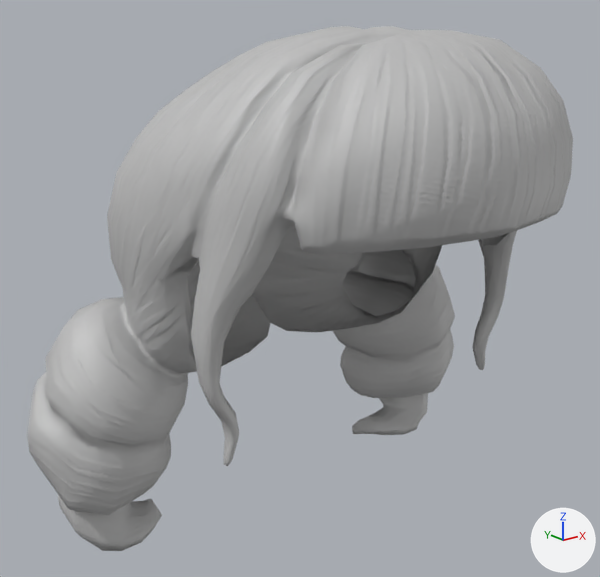
Renders of the glTF model assets/models/hair_pigtails-1-pink.glb from each side of a commit.
One viewpoint serves both versions: a 50 mm camera at (-0.599, -0.672, 0.892) aimed at (-0.033, 0.036, 0.609). The lights are fixed; the arrows at lower right show +X, +Y and +Z.

Script lines for the objects in view, before the commit:
```python
mat_hair_female_pigtails1 = bpy.data.materials.new('hair_female_pigtails1')
mat_hair_female_pigtails1.use_nodes = True; mat_hair_female_pigtails1.node_tree.nodes.clear()
_N = mat_hair_female_pigtails1.node_tree.nodes; _L = mat_hair_female_pigtails1.node_tree.links
n0 = _N.new('ShaderNodeBsdfPrincipled'); n0.name = 'Principled BSDF'
n1 = _N.new('ShaderNodeOutputMaterial'); n1.name = 'Material Output'
n2 = _N.new('ShaderNodeTexImage'); n2.name = 'Image Texture'
n2.image = img_hair_female_pigtails1_diffuse_1024
n3 = _N.new('ShaderNodeSeparateColor'); n3.name = 'Separate Color'
n4 = _N.new('ShaderNodeTexImage'); n4.name = 'Image Texture.001'
n4.image = img_hair_female_pigtails1_orm_1024
n5 = _N.new('ShaderNodeNormalMap'); n5.name = 'Normal Map'
n5.uv_map = 'UVMap'
n6 = _N.new('ShaderNodeTexImage'); n6.name = 'Image Texture.002'
n6.image = img_hair_female_pigtails1_normal_1024
_L.new(n0.outputs[0], n1.inputs[0])  # 'BSDF' to 'Surface'
_L.new(n2.outputs[0], n0.inputs[0])  # 'Color' to 'Base Color'
_L.new(n3.outputs[2], n0.inputs[1])  # 'Blue' to 'Metallic'
_L.new(n3.outputs[1], n0.inputs[2])  # 'Green' to 'Roughness'
_L.new(n4.outputs[0], n3.inputs[0])  # 'Color' to 'Color'
_L.new(n5.outputs[0], n0.inputs[5])  # 'Normal' to 'Normal'
_L.new(n6.outputs[0], n5.inputs[1])  # 'Color' to 'Color'
me_plane_142 = bpy.data.meshes.new('Plane.142')
me_plane_142.from_pydata(...)  # 922 vertices, 1792 faces; spans x -0.323..0.323, y -0.237..0.246, z 0.302..0.894
me_plane_142.materials.append(mat_hair_female_pigtails1)
ob_hair_female_pigtails1 = bpy.data.objects.new('hair_female_pigtails1', me_plane_142)
ob_hair_female_pigtails1.location = (0.0, 0.0, 0.0)
```
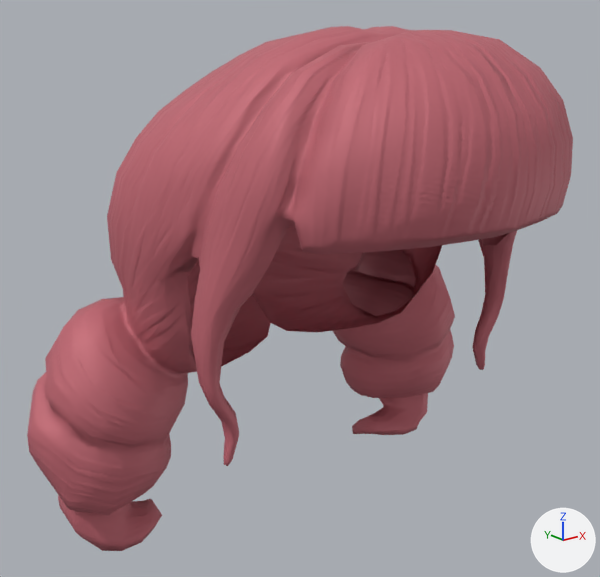
Where the change shows, as pixel boxes [x1, y1, x2, y2] in the pictures (600 x 577 px):
```json
{"object": "hair_female_pigtails1", "change": "recoloured", "before": [27, 26, 573, 551], "after": [27, 26, 573, 551], "on screen": "grey to brown"}
```

The change, as JSON lines over the scene's bpy script:
```json
{"op": "add", "block": "mat_hair_female_pigtails1", "code": "n7 = _N.new('ShaderNodeMix'); n7.name = 'Mix'"}
{"op": "add", "block": "mat_hair_female_pigtails1", "code": "n7.data_type = 'RGBA'"}
{"op": "add", "block": "mat_hair_female_pigtails1", "code": "n7.blend_type = 'MULTIPLY'"}
{"op": "add", "block": "mat_hair_female_pigtails1", "code": "n7.inputs[0].default_value = 1.0  # 'Factor'"}
{"op": "add", "block": "mat_hair_female_pigtails1", "code": "n7.inputs[7].default_value = (1.0, 0.262, 0.322, 1.0)  # 'B', pink #ff8c9a"}
{"block": "mat_hair_female_pigtails1", "where": "n2 = _N.new('ShaderNodeTexImage'); n2.name = 'Image Texture'"}
{"block": "mat_hair_female_pigtails1", "where": "n0 = _N.new('ShaderNodeBsdfPrincipled'); n0.name = 'Principled BSDF'"}
{"op": "remove", "block": "mat_hair_female_pigtails1", "code": "_L.new(n2.outputs[0], n0.inputs[0])  # 'Color' to 'Base Color'"}
{"op": "add", "block": "mat_hair_female_pigtails1", "code": "_L.new(n7.outputs[2], n0.inputs[0])  # 'Result' to 'Base Color'"}
{"op": "add", "block": "mat_hair_female_pigtails1", "code": "_L.new(n2.outputs[0], n7.inputs[6])  # 'Color' to 'A'"}
```
